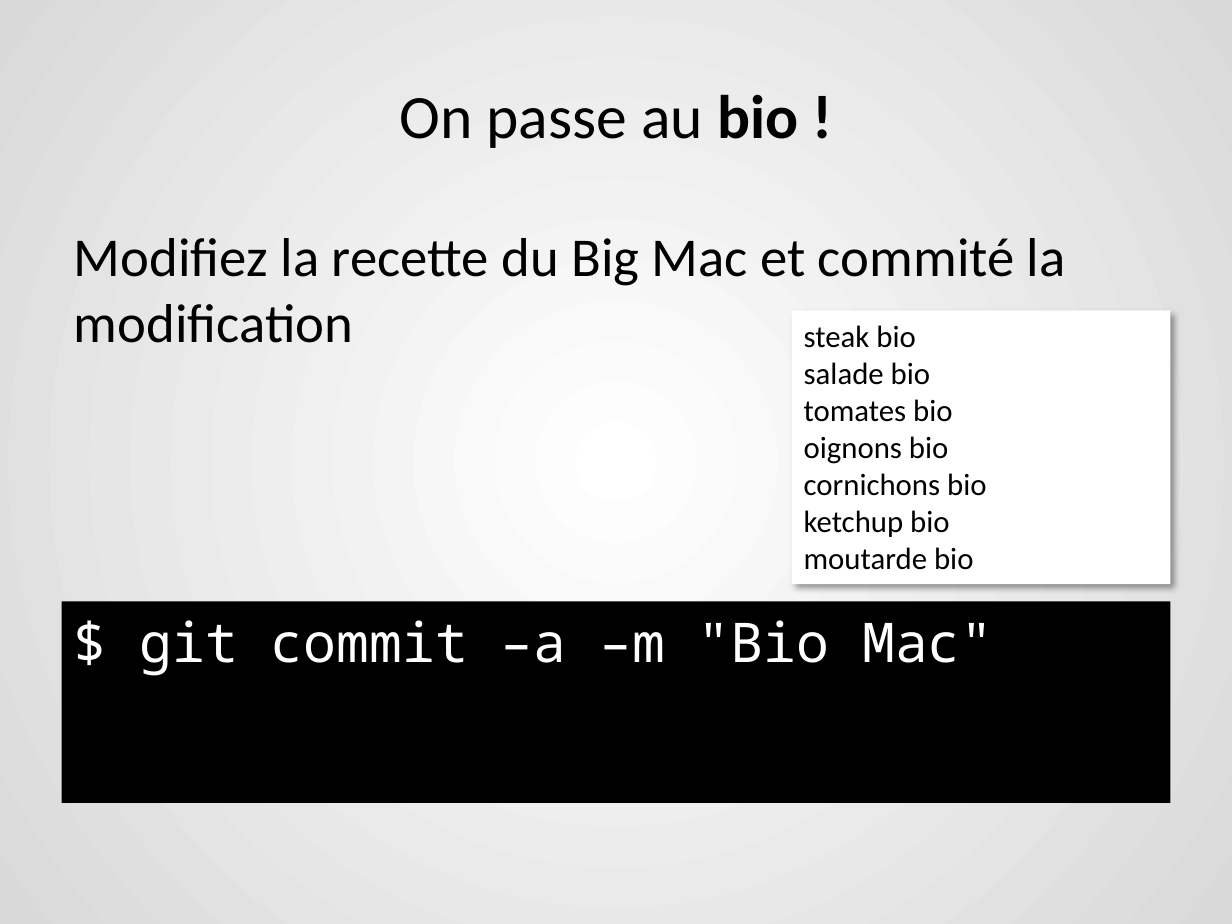
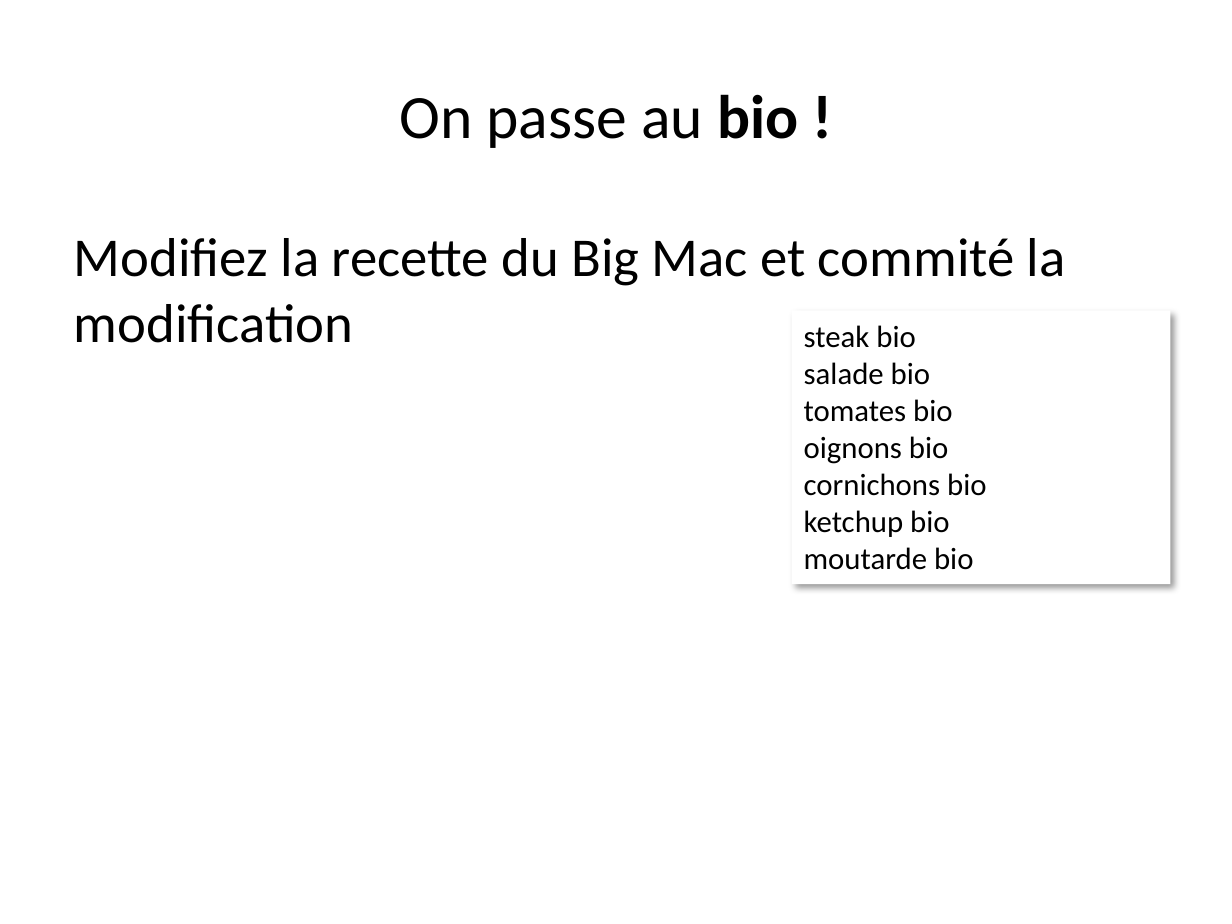
Before and after one commit to berradais/light-dna-2020-2021, a slide deck: slide 23 of 1-Environment/Lab/3.burger_lab.pptx. Drawn at 1232x924 pixels with LibreOffice and Linux fonts; fonts in the diff are those of the drawing. Boxes give left, top, right and bottom in pixels: in the first picture for what was removed or moved away, otherwise in the second. Text is boxed around its words. In the diff, an @@ line names an element or a change of style, - is before the commit and + after.

```diff
--- a/1-Environment/Lab/3.burger_lab.pptx
+++ b/1-Environment/Lab/3.burger_lab.pptx
@@ background gradient #FFFFFF to #D9D9D9 to #FFFFFF @@
@@ rectangle removed at [62, 601, 1170, 803] @@
-$ git commit –a –m "Bio Mac"
```
Also in this commit, not shown: 37 other slides changed, 5 slides removed, 20 other files.
